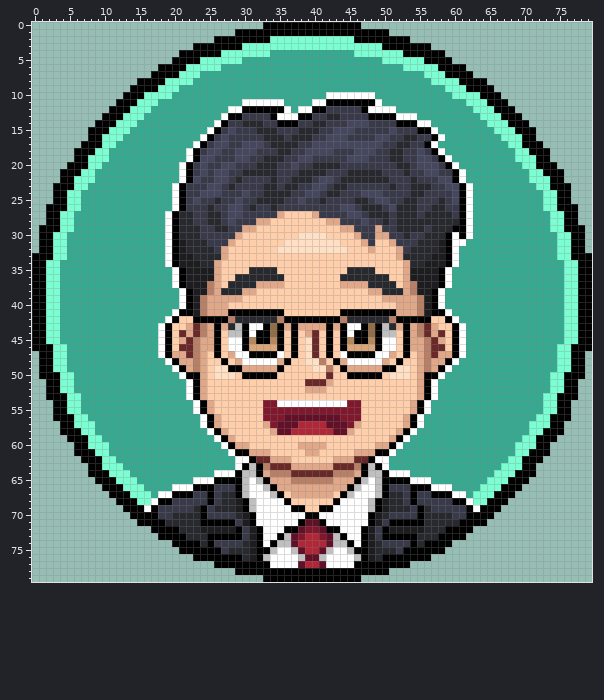
Two versions of one sprite sheet, public/avatar thumbnail.png. This is how it looked before the edit.
The file is 800x800 pixels, drawn in blocks of 10x10; one block is one cell here.
Now the later version:
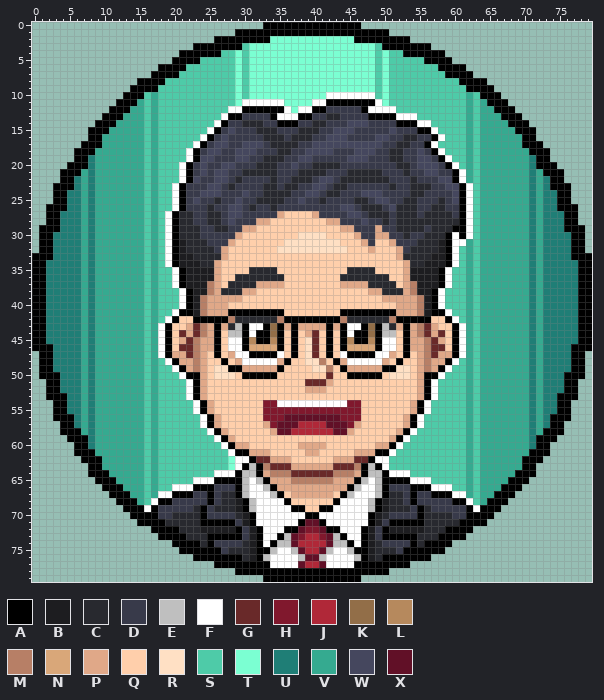
Palette (. is transparent): A #000000  B #1d1d20  C #28292f  D #383a4a  E #bfbfbf  F #ffffff  G #692929  H #80182d  J #b02838  K #926e48  L #b6895d  M #b77f66  N #d9a779  P #e0a888  Q #ffcfab  R #ffe0c4  S #4ecba8  T #7bffd2  U #1f7e76  V #35aa90  W #45475e  X #611027
The exact change:
y 3: x 30 T -> S; x 49 T -> S
y 4: x 27..28 TT -> SS; x 30 T -> S; x 34..45 VVVVVVVVVVVV -> TTTTTTTTTTTT; x 49 T -> S; x 51..52 TT -> SS
y 5: x 24..28 TTTTT -> SSSSS; x 30..49 VVVVVVVVVVVVVVVVVVVV -> STTTTTTTTTTTTTTTTTTS; x 51..55 TTTTT -> SSSSS
y 6: x 22..57 TTTTTVVVVVVVVVVVVVVVVVVVVVVVVVVTTTTT -> SSSSSSSTSTTTTTTTTTTTTTTTTTTSTSSSSSSS
y 7: x 21..58 TTTVVVVVVVVVVVVVVVVVVVVVVVVVVVVVVVVTTT -> SSSSSSSSTSTTTTTTTTTTTTTTTTTTSTSSSSSSSS
y 8: x 19..60 TTTTVVVVVVVVVVVVVVVVVVVVVVVVVVVVVVVVVVTTTT -> SSSSSSSSSSTSTTTTTTTTTTTTTTTTTTSTSSSSSSSSSS
y 9: x 18..61 TTTVVVVVVVVVVVVVVVVVVVVVVVVVVVVVVVVVVVVVVTTT -> SSSSSSSSSSSTSTTTTTTTTTTTTTTTTTTSTSSSSSSSSSSS
y 10: x 16..41 TTTTVVVVVVVVVVVVVVVVVVVVVV -> SVSSSSSSSSSSSTSTTTTTTTTTTT; x 49..63 VVVVVVVVVVVTTTT -> STSSSSSSSSSSSVS
y 11: x 15..29 TTTVVVVVVVVVVVV -> VSVSSSSSSSSSSST; x 36..39 VVVV -> TTTT; x 50..64 VVVVVVVVVVVVTTT -> TSSSSSSSSSSSVSV
y 12: x 14..16 TTT -> VVS; x 18..27 VVVVVVVVVV -> SSSSSSSSSS; x 37 V -> T; x 52..61 VVVVVVVVVV -> SSSSSSSSSS; x 63..65 TTT -> SVV
y 13: x 13..16 TTTV -> VVVS; x 18..26 VVVVVVVVV -> SSSSSSSSS; x 55..61 VVVVVVV -> SSSSSSS; x 63..66 VTTT -> SVVV
y 14: x 12..14 TTT -> VVV; x 16 V -> S; x 18..25 VVVVVVVV -> SSSSSSSS; x 57..61 VVVVV -> SSSSS; x 63 V -> S; x 65..67 TTT -> VVV
y 15: x 11..13 TTT -> VVV; x 16 V -> S; x 18..24 VVVVVVV -> SSSSSSS; x 58..61 VVVV -> SSSS; x 63 V -> S; x 66..68 TTT -> VVV
y 16: x 10..12 TTT -> VVV; x 16 V -> S; x 18..23 VVVVVV -> SSSSSS; x 59..61 VVV -> SSS; x 63 V -> S; x 67..69 TTT -> VVV
y 17: x 10..11 TT -> VV; x 16 V -> S; x 18..22 VVVVV -> SSSSS; x 58..61 VVVV -> SSSS; x 63 V -> S; x 68..69 TT -> VV
y 18: x 9..10 TT -> VV; x 16 V -> S; x 18..21 VVVV -> SSSS; x 59..61 VVV -> SSS; x 63 V -> S; x 69..70 TT -> VV
y 19: x 8..10 TTT -> UVV; x 16 V -> S; x 18..21 VVVV -> SSSS; x 60..61 VV -> SS; x 63 V -> S; x 69..71 TTT -> VVU
y 20: x 8..9 TT -> UV; x 16 V -> S; x 18..20 VVV -> SSS; x 61 V -> S; x 63 V -> S; x 70..71 TT -> VU
y 21: x 7..8 TT -> VU; x 16 V -> S; x 18..20 VVV -> SSS; x 63 V -> S; x 71..72 TT -> UV
y 22: x 6..8 TTT -> UVU; x 16 V -> S; x 18..20 VVV -> SSS; x 63 V -> S; x 71..73 TTT -> UVU
y 23: x 6..8 TTV -> UVU; x 16 V -> S; x 18..19 VV -> SS; x 63 V -> S; x 71..73 VTT -> UVU
y 24..26: x 5..6 TT -> UU; x 8 V -> U; x 16 V -> S; x 18..19 VV -> SS; x 63 V -> S; x 71 V -> U; x 73..74 TT -> UU
y 27..29: x 4..6 TTV -> UUU; x 8 V -> U; x 16 V -> S; x 18 V -> S; x 63 V -> S; x 71 V -> U; x 73..75 VTT -> UUU
y 30..31: x 3..6 TTVV -> UUUU; x 8 V -> U; x 16 V -> S; x 18 V -> S; x 63 V -> S; x 71 V -> U; x 73..76 VVTT -> UUUU
y 32..33: x 3..6 TTVV -> UUUU; x 8 V -> U; x 16 V -> S; x 18 V -> S; x 61 V -> S; x 63 V -> S; x 71 V -> U; x 73..76 VVTT -> UUUU
y 34: x 2..6 TTVVV -> UUUUU; x 8 V -> U; x 16 V -> S; x 18 V -> S; x 61 V -> S; x 63 V -> S; x 71 V -> U; x 73..77 VVVTT -> UUUUU
y 35..37: x 2..6 TTVVV -> UUUUU; x 8 V -> U; x 16 V -> S; x 18..19 VV -> SS; x 60..61 VV -> SS; x 63 V -> S; x 71 V -> U; x 73..77 VVVTT -> UUUUU
y 38..40: x 2..6 TTVVV -> UUUUU; x 8 V -> U; x 16 V -> S; x 18..20 VVV -> SSS; x 59..61 VVV -> SSS; x 63 V -> S; x 71 V -> U; x 73..77 VVVTT -> UUUUU
y 41: x 2..6 TTVVV -> UUUUU; x 8 V -> U; x 16 V -> S; x 18..19 VV -> SS; x 60..61 VV -> SS; x 63 V -> S; x 71 V -> U; x 73..77 VVVTT -> UUUUU
y 42: x 2..6 TTVVV -> UUUUU; x 8 V -> U; x 16 V -> S; x 18 V -> S; x 61 V -> S; x 63 V -> S; x 71 V -> U; x 73..77 VVVTT -> UUUUU
y 43..45: x 2..6 TTVVV -> UUUUU; x 8 V -> U; x 16 V -> S; x 63 V -> S; x 71 V -> U; x 73..77 VVVTT -> UUUUU
y 46..47: x 3..6 TTVV -> UUUU; x 8 V -> U; x 16 V -> S; x 63 V -> S; x 71 V -> U; x 73..76 VVTT -> UUUU
y 48: x 3..6 TTVV -> UUUU; x 8 V -> U; x 16 V -> S; x 18 V -> S; x 61 V -> S; x 63 V -> S; x 71 V -> U; x 73..76 VVTT -> UUUU
y 49: x 3..6 TTVV -> UUUU; x 8 V -> U; x 16 V -> S; x 18..19 VV -> SS; x 60..61 VV -> SS; x 63 V -> S; x 71 V -> U; x 73..76 VVTT -> UUUU
y 50: x 4..6 TTV -> UUU; x 8 V -> U; x 16 V -> S; x 18..20 VVV -> SSS; x 59..61 VVV -> SSS; x 63 V -> S; x 71 V -> U; x 73..75 VTT -> UUU
y 51..52: x 4..6 TTV -> UUU; x 8 V -> U; x 16 V -> S; x 18..21 VVVV -> SSSS; x 58..61 VVVV -> SSSS; x 63 V -> S; x 71 V -> U; x 73..75 VTT -> UUU
y 53: x 5..6 TT -> UU; x 8 V -> U; x 16 V -> S; x 18..21 VVVV -> SSSS; x 58..61 VVVV -> SSSS; x 63 V -> S; x 71 V -> U; x 73..74 TT -> UU
y 54..55: x 5..6 TT -> UU; x 8 V -> U; x 16 V -> S; x 18..22 VVVVV -> SSSSS; x 57..61 VVVVV -> SSSSS; x 63 V -> S; x 71 V -> U; x 73..74 TT -> UU
y 56: x 6..8 TTV -> UVU; x 16 V -> S; x 18..23 VVVVVV -> SSSSSS; x 56..61 VVVVVV -> SSSSSS; x 63 V -> S; x 71..73 VTT -> UVU
y 57: x 6..8 TTT -> UVU; x 16 V -> S; x 18..23 VVVVVV -> SSSSSS; x 56..61 VVVVVV -> SSSSSS; x 63 V -> S; x 71..73 TTT -> UVU
y 58: x 7..8 TT -> VU; x 16 V -> S; x 18..24 VVVVVVV -> SSSSSSS; x 55..61 VVVVVVV -> SSSSSSS; x 63 V -> S; x 71..72 TT -> UV
y 59: x 8..9 TT -> UV; x 16 V -> S; x 18..25 VVVVVVVV -> SSSSSSSS; x 54..61 VVVVVVVV -> SSSSSSSS; x 63 V -> S; x 70..71 TT -> VU
y 60: x 8..10 TTT -> UVV; x 16 V -> S; x 18..26 VVVVVVVVV -> SSSSSSSSS; x 53..61 VVVVVVVVV -> SSSSSSSSS; x 63 V -> S; x 69..71 TTT -> VVU
y 61: x 9..10 TT -> VV; x 16 V -> S; x 18..27 VVVVVVVVVV -> SSSSSSSSSS; x 52..61 VVVVVVVVVV -> SSSSSSSSSS; x 63 V -> S; x 69..70 TT -> VV
y 62: x 10..11 TT -> VV; x 16 V -> S; x 18..28 VVVVVVVVVVV -> SSSSSSSSSST; x 51..61 VVVVVVVVVVV -> SSSSSSSSSSS; x 63 V -> S; x 68..69 TT -> VV
y 63: x 10..12 TTT -> VVV; x 16 V -> S; x 18..28 VVVVVVVVVVV -> SSSSSSSSSST; x 51..61 VVVVVVVVVVV -> SSSSSSSSSSS; x 63 V -> S; x 67..69 TTT -> VVV
y 64: x 11..13 TTT -> VVV; x 16 V -> S; x 18..25 VVVVVVVV -> SSSSSSSS; x 54..61 VVVVVVVV -> SSSSSSSS; x 63 V -> S; x 66..68 TTT -> VVV
y 65: x 12..14 TTT -> VVV; x 16 V -> S; x 18..22 VVVVV -> SSSSS; x 57..61 VVVVV -> SSSSS; x 63 V -> S; x 65..67 TTT -> VVV
y 66: x 13..16 TTTV -> VVVS; x 18..19 VV -> SS; x 60..61 VV -> SS; x 63..66 VTTT -> SVVV
y 67: x 14..16 TTT -> VVS; x 63..65 TTT -> SVV
y 68: x 15..16 TT -> VS; x 63..64 TT -> SV
Changed places in both pictures, as pixel boxes (x1, y1, x2, y2):
changed: (46, 43, 578, 505)
